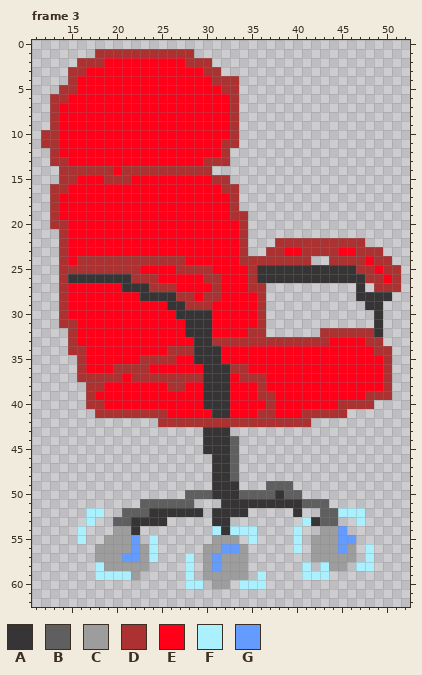
One commit to this pixel-art file: draclove-love/typeshit/chair_lift_off.aseprite. The picture above was drawn from the file before the commit.
64x64 pixels, 3 frames. Shown: frame 3: x 11..52, y 0..62. The commit also changed other frames, which this record leaves out.
Palette (. is transparent): A #363435  B #5f5f5f  C #9d9d9d  D #ac3232  E #ff0018  F #aaf0ff  G #639bff
Pixels before, frame 3 (only the part around the change), first column x 11:
47 ....................AA
48 ....................AA
49 ....................AA
50 .................BBBAA
51 ............BBBBBB...A
52 ......FF..BBBAAAAAA.AA
53 ......F..BBAAAA.....AA
54 .....F...CCA........FA
55 .....F..CCCG.F......CC
56 .......CCCCGCF.....CCG
57 .......CCCGGCF...F.CGC
58 .......FCCCCC....F.CGC
59 .......FFFFC.....F.CCC
60 .................FF.CC
61 ......................
62 ......................
After the commit:
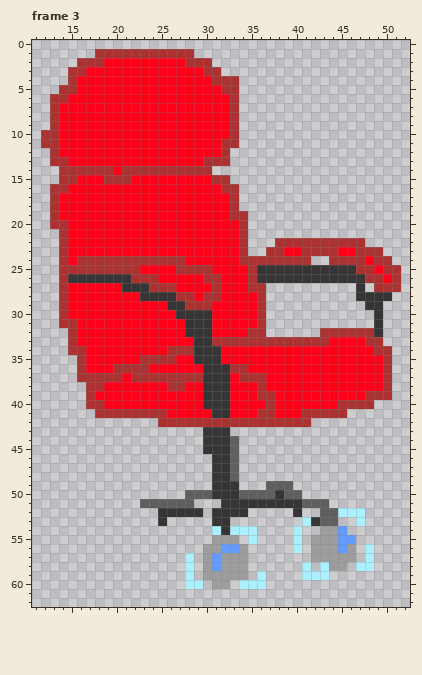
Changes in this commit:
{"where": "frame 3"}
{"frame":3,"y":52,"x":17,"old":"FF","new":".."}
{"frame":3,"y":52,"x":21,"old":"BBBA","new":"...."}
{"frame":3,"y":53,"x":17,"old":"F","new":"."}
{"frame":3,"y":53,"x":20,"old":"BBAAA","new":"....."}
{"frame":3,"y":54,"x":16,"old":"F","new":"."}
{"frame":3,"y":54,"x":20,"old":"CCA","new":"..."}
{"frame":3,"y":55,"x":16,"old":"F","new":"."}
{"frame":3,"y":55,"x":19,"old":"CCCG","new":"...."}
{"frame":3,"y":55,"x":24,"old":"F","new":"."}
{"frame":3,"y":56,"x":18,"old":"CCCCGCF","new":"......."}
{"frame":3,"y":57,"x":18,"old":"CCCGGCF","new":"......."}
{"frame":3,"y":58,"x":18,"old":"FCCCCC","new":"......"}
{"frame":3,"y":59,"x":18,"old":"FFFFC","new":"....."}
